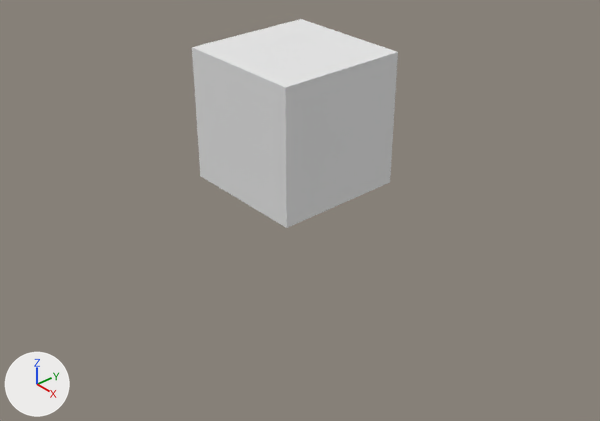
The Blender file camera.blend as it was, and as the next commit left it.
Before and after are seen from a 50 mm camera at (8.35, -7.15, 4.75) aimed at (0.45, -0.28, -1.24). Every picture has the same lights, and +X, +Y and +Z are marked at lower left.

Before the edit, the objects in view are built like this:
```python
mat_material = diffuse_material('Material')
mat_material.base_color = (0.8, 0.8, 0.8)  # white #e7e7e7
me_cube = bpy.data.meshes.new('Cube')
me_cube.from_pydata(...)  # a box spanning x -1.0..1.0, y -1.0..1.0, z -1.0..1.0
me_cube.materials.append(mat_material)  # white #e7e7e7
ob_cube = bpy.data.objects.new('Cube', me_cube)
ob_cube.location = (0.0, 0.0, 0.0)
```
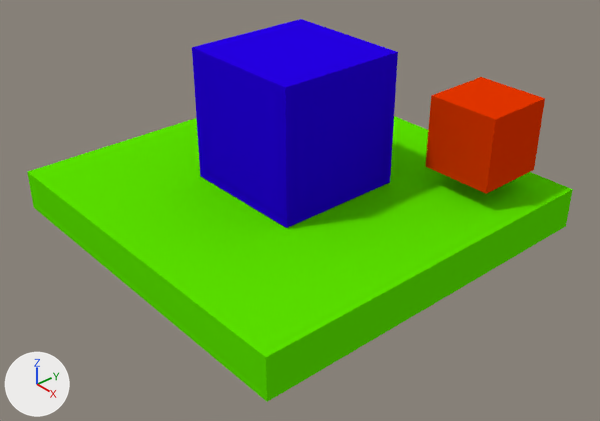
Location of each change, (x1, y1, x2, y2) in pixels of the pictures (600 x 421 px):
'Cube.002', added (green): after (27, 116, 573, 402)
'Cube', recoloured (white to blue): (192, 19, 398, 228) in both
'Cube.001', added: after (425, 77, 545, 194)

The edits, one by one:
Material 'Material' (mat_material) changes colour from white #e7e7e7 to blue #2600e7; in linear values from (0.8, 0.8, 0.8) to (0.0193, 0.0, 0.8).
Material 'Material.001' (mat_material_001) is new.
Its base color is (0.8, 0.0368, 0.0) (orange #e73600).
Material 'Material.002' (mat_material_002) is new.
Its base color is (0.108, 0.8, 0.0) (green #5ce700).
Mesh me_cube_1 is new.
It is a box spanning x -1.0..1.0, y -1.0..1.0, z -1.0..1.0.
It uses material mat_material_001 (orange #e73600).
Mesh me_cube_002 is new.
It is a box spanning x -1.0..1.0, y -1.0..1.0, z -1.0..1.0.
It uses material mat_material_002 (green #5ce700).
Object 'Cube.001' (ob_cube_001) is new; it shows me_cube_1.
Its location is (1.9, 1.91, -0.17).
Its scale is (0.552, 0.552, 0.552).
Object 'Cube.002' (ob_cube_002) is new; it shows me_cube_002.
Its location is (0.0, 0.0, -1.33).
Its scale is (2.88, 2.88, 0.314).
